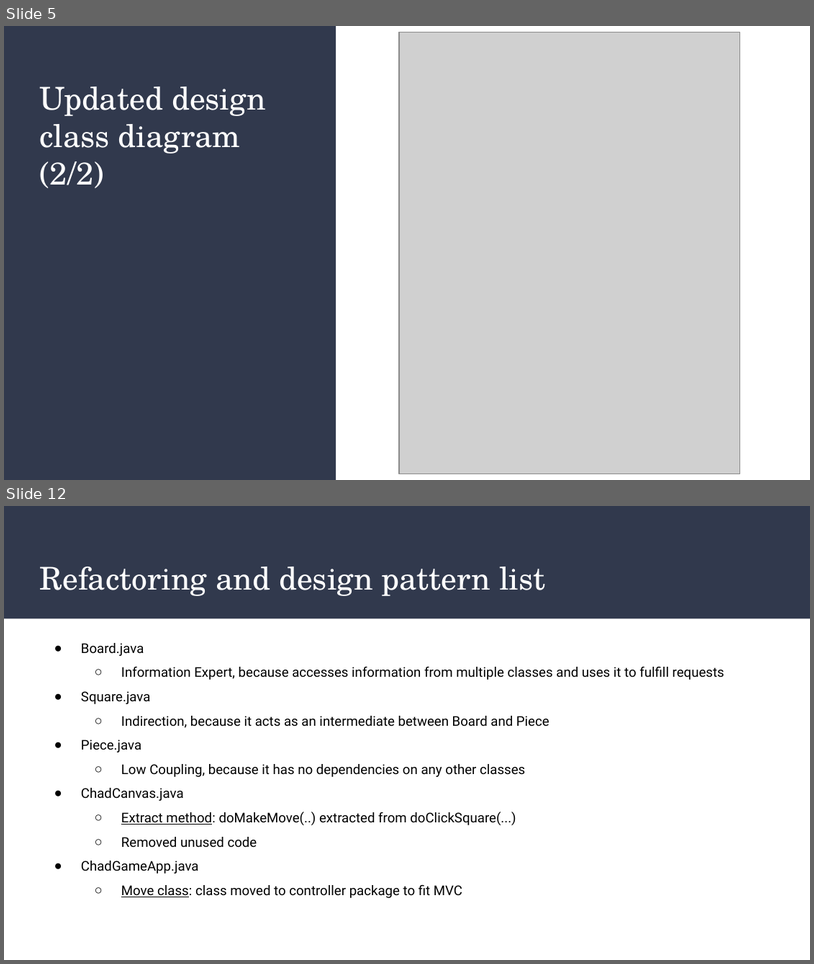
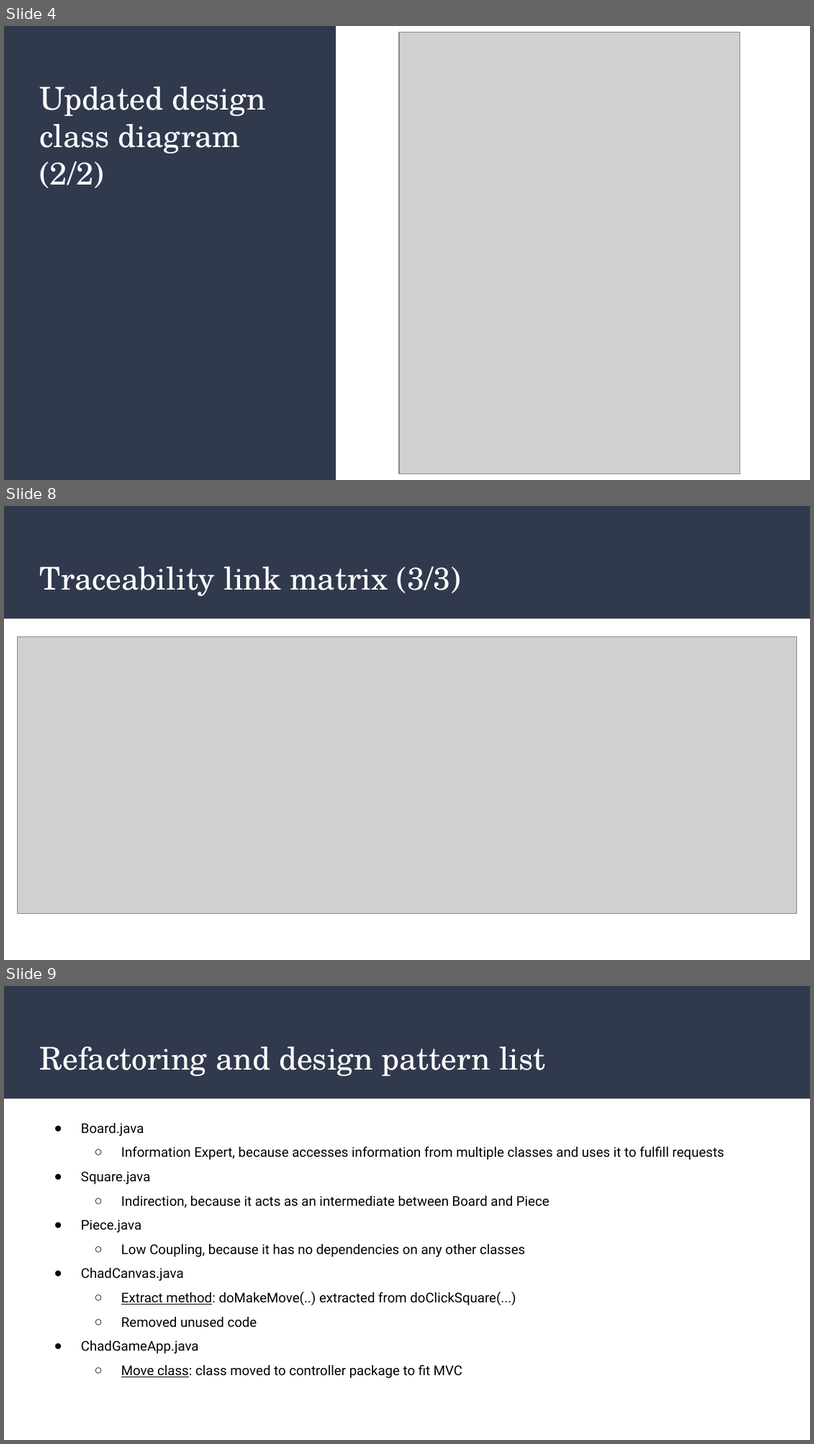
Before and after one commit to zachgood/cs414-f17-301-Function-Chaos, a slide deck: P4_ Improving the internal design.pptx. Shown one above the other, each under a label of ours: slides 5 and 12 before the commit, slides 4, 8 and 9 after it; the slides between them are not shown. The pictures are 814x964 and 814x1444 pixels, drawn with LibreOffice and Linux fonts; fonts in the diff are those of the drawing; grey boxes stand for pictures. Boxes give left, top, right and bottom in pixels: in the first picture for what was removed or moved away, otherwise in the second. Text is boxed around its words. In the diff, an @@ line names an element or a change of style, - is before the commit and + after.

```diff
--- a/P4_ Improving the internal design.pptx
+++ b/P4_ Improving the internal design.pptx
@@ slide 8 added at (x1=4, y1=506, x2=810, y2=960), background #FFFFFF; not listed: 1 template element that a slide beside it also shows @@
@@ title added at (x1=39, y1=566, x2=461, y2=596), 28 pt, text #FFFFFF @@
+Traceability link matrix (3/3)
@@ picture added at (x1=18, y1=636, x2=797, y2=914) @@
@@ what was slide 5 is now slide 4 @@
@@ what was slide 12 is now slide 9 @@
```
Also in this commit, not shown: 5 slides changed, 3 other slides added, 1 slide removed.
